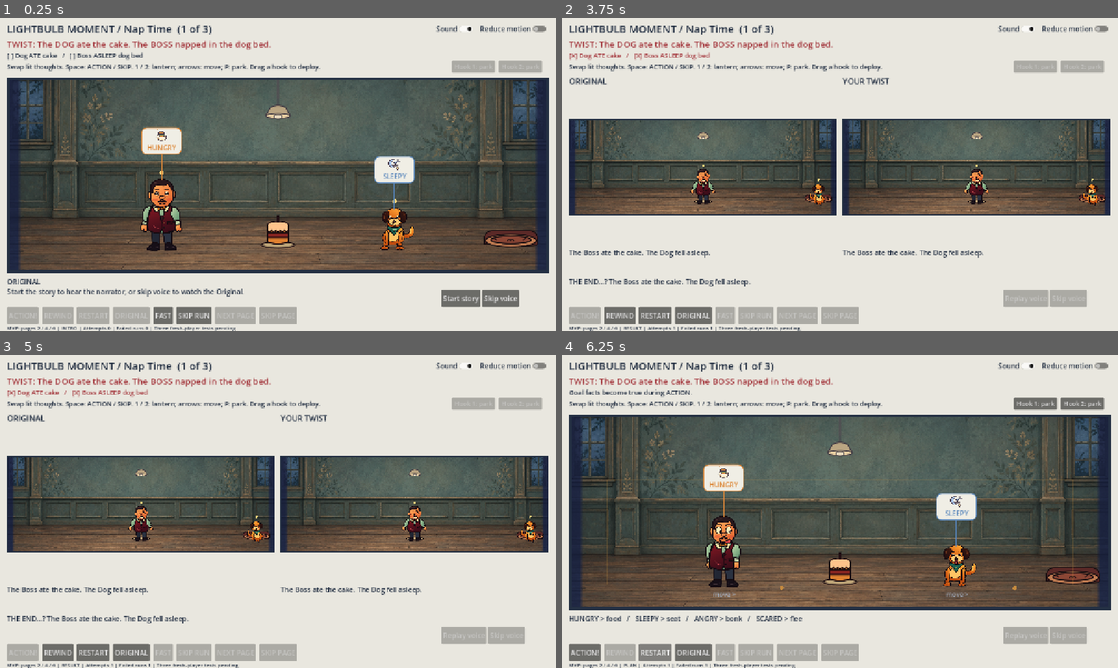
Above: before the commit, frames 1-4 (two rows, left to right).
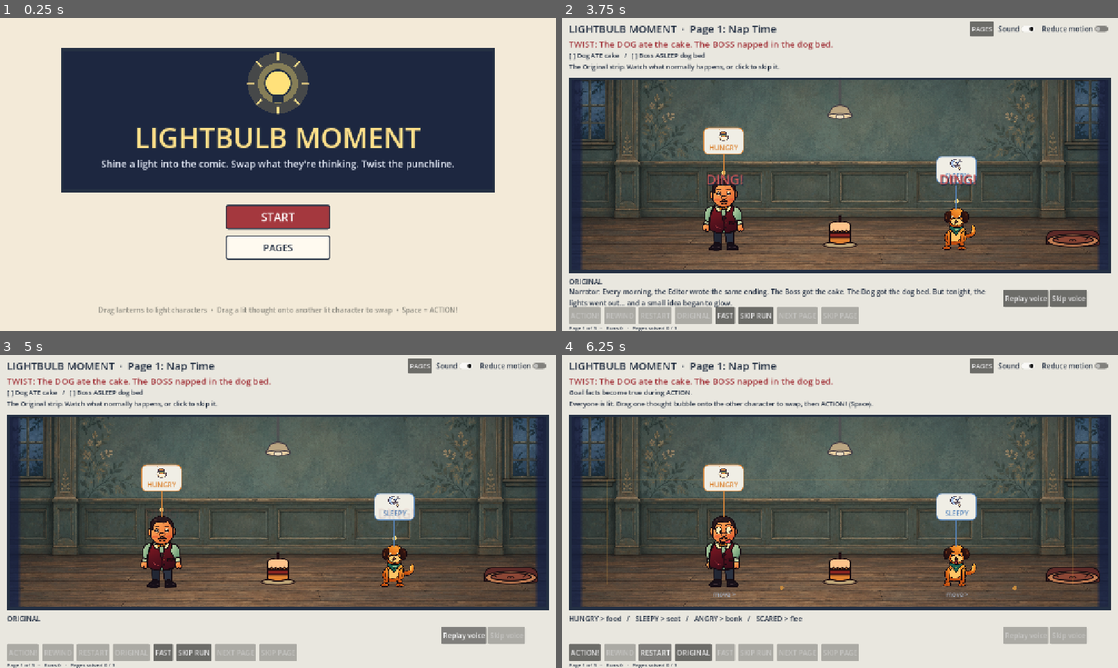
Above: after the commit, the same moments.

Repository: Ayush0098/TGCGameJam
Game: Godot game, scene res://scenes/main.tscn
Two runs of this game, one before a commit and one after it. Both use one fixed random seed, a clock stepped at 60 frames per second and the inputs below.
Inputs (mouse positions are in pixels of both pictures, inside the frame that each line leads up to):
- Up to frame 1 (0.25 s): no input
- Up to frame 2 (3.75 s): click (984, 27) at 0.5 s, where only the run after the commit has a clickable "PAGES"; click (584, 315) at 1.25 s, where only the run before the commit has a clickable "ACTION!"; click (1023, 299) at 2 s, where only the run after the commit has a clickable "Start story"; click (1023, 299) at 2.75 s, where only the run after the commit has a clickable "Start story"; click (840, 218) at 3.5 s, where only the run after the commit has a clickable "START"
- Up to frame 3 (5 s): click (461, 636) at 4.25 s, where only the run after the commit has a clickable "Replay voice"
- Up to frame 4 (6.25 s): click (656, 652) at 5 s, where only the run before the commit has a clickable "RESTART"; click "RESTART" at 5.75 s

The runs differ from the first frame. In frame 1, 72% of the frame differs, in the area x 1-99%, y 2-100%; in frame 2, 52%; in frame 3, 50%; in frame 4, 1.9%.

Commit message:
Add title screen, Sunday Edition page select and contextual help
- New presentation/front_end.gd: title (START/PAGES) and page select with
  solved/locked states; START doubles as the Web audio-unlock gesture.
- main.gd: PAGES button, page unlocking (solve or skip previous), last page
  opens the edition instead of looping, contextual PLAN hints, ACTION warns
  when nobody is lit, hooks hidden on fully lit pages, debug status removed.
- tests/front_end_test.gd: 11 new checks (421 total, 0 failures).

Co-Authored-By: Claude Opus 5.5 (1M context) <noreply@anthropic.com>

Diff:
--- a/src/game/main.gd
+++ b/src/game/main.gd
@@ -8,6 +8,7 @@
 const SIMULATOR = preload("res://core/simulator.gd")
 const GOALS = preload("res://core/goal_evaluator.gd")
 const STAGE = preload("res://presentation/stage_view.gd")
+const FRONT = preload("res://presentation/front_end.gd")
 
 var page: Dictionary = {}
 var plan: RefCounted
@@ -68,6 +69,12 @@
 var _hook_drag := -1
 var _frame_cursor := 0
 var _playback_world: Dictionary = {}
+# Front end (title / Sunday Edition), contextual help and campaign progress.
+var _front: Control
+var _instructions: Label
+var _pages_button: Button
+var _lanterns_useful := true
+var skipped: Dictionary = {}
 const BEAT_SECONDS := 0.4
 const RECOVERY_SECONDS := 0.45
 const PHASE_TIME := {"DECIDE": 0.04, "MOVE": 0.26, "SWITCHES": 0.27, "BONKS": 0.31, "CLAIMS": 0.35}
@@ -79,6 +86,15 @@
 		return
 	_build_ui()
 	_load_page(0)
+	_front = FRONT.new()
+	_front.name = "FrontEnd"
+	# Above the stage, which draws its overlay at z 100.
+	_front.z_index = 200
+	_ui.add_child(_front)
+	_front.start_requested.connect(_on_front_start)
+	_front.page_requested.connect(_on_front_page)
+	_front.closed.connect(_update_buttons)
+	_front.show_title(false)
 
 
 func _exit_tree() -> void:
@@ -107,6 +123,12 @@
 	_title = _label("LIGHTBULB MOMENT", 24)
 	_title.size_flags_horizontal = Control.SIZE_EXPAND_FILL
 	heading.add_child(_title)
+	_pages_button = Button.new()
+	_pages_button.text = "PAGES"
+	_pages_button.name = "Pages"
+	_pages_button.add_theme_font_size_override("font_size", 15)
+	_pages_button.pressed.connect(_open_edition)
+	heading.add_child(_pages_button)
 	_sound = CheckButton.new()
 	_sound.text = "Sound"
 	_sound.button_pressed = true
@@ -128,10 +150,11 @@
 	_facts.position = Vector2(16, 75)
 	_facts.size = Vector2(1248, 22)
 	_ui.add_child(_facts)
-	var instructions := _label("Swap lit thoughts. Space: ACTION / SKIP. 1 / 2: lantern; arrows: move; P: park. Drag a hook to deploy.", 15)
-	instructions.position = Vector2(16, 101)
-	instructions.size = Vector2(990, 23)
-	_ui.add_child(instructions)
+	_instructions = _label("", 15)
+	_instructions.position = Vector2(16, 101)
+	_instructions.size = Vector2(1010, 23)
+	_instructions.clip_text = true
+	_ui.add_child(_instructions)
 	for index in range(2):
 		var hook := Button.new()
 		hook.position = Vector2(1040 + index * 108, 98)
@@ -264,6 +287,7 @@
 		_update_buttons()
 		return
 	page = validated.page
+	_lanterns_useful = _needs_lanterns(page)
 	plan = PLAN.from_page(page)
 	knowledge.clear()
 	attempts = 0
@@ -271,7 +295,7 @@
 	_saved_plan = plan.to_data()
 	for view in [_stage, _original_stage, _result_stage]:
 		view.configure(page)
-	_title.text = "LIGHTBULB MOMENT / %s  (%d of 3)" % [page.title, index + 1]
+	_title.text = "LIGHTBULB MOMENT  ·  Page %d: %s" % [index + 1, page.title]
 	_goal.text = "TWIST: " + page.goal.twist_caption
 	_original_run = SIMULATOR.run(page, plan.to_data(), true)
 	_begin(_original_run, true)
@@ -473,6 +497,7 @@
 	_facts.text = "Goal facts become true during ACTION."
 	_facts.add_theme_color_override("font_color", Color("243043"))
 	_update_hooks()
+	_update_instructions()
 
 
 func _move_light(index: int, centre: int) -> void:
@@ -540,14 +565,13 @@
 	if page_index < PAGE_SCRIPTS.size() - 1:
 		_load_page(page_index + 1)
 	else:
-		completed.clear()
-		run_history.clear()
-		_load_page(0)
+		_open_edition()
 
 
 func _skip_current_page() -> void:
 	if failures < 3 or mode not in ["PLAN", "RESULT"]:
 		return
+	skipped[page.id] = true
 	if page_index < PAGE_SCRIPTS.size() - 1:
 		_load_page(page_index + 1)
 	else:
@@ -565,14 +589,18 @@
 	_fast_button.text = "1x" if _fast else "FAST"
 	_skip_run.disabled = not playing
 	_next.disabled = mode != "RESULT" or not _won_current
-	_next.text = "PLAY AGAIN" if page_index == PAGE_SCRIPTS.size() - 1 else "NEXT PAGE"
+	_next.text = "ALL PAGES" if page_index == PAGE_SCRIPTS.size() - 1 else "NEXT PAGE"
 	_skip_page.disabled = failures < 3 or mode not in ["PLAN", "RESULT"]
-	_status.text = "MVP: pages 2 / 4 / 6 | %s | Attempts %d | Failed runs %d | Three fresh-player tests pending" % [mode, attempts, failures]
-	if mode == "RESULT" and page_index == 2 and _won_current:
-		_status.text = "Sample complete. Ten-level production continues; fresh-player testing is deferred."
+	_status.text = "Page %d of %d   ·   Runs %d   ·   Pages solved %d / %d" % [page_index + 1, PAGE_SCRIPTS.size(), attempts, completed.size(), PAGE_SCRIPTS.size()]
+	if completed.size() == PAGE_SCRIPTS.size():
+		_status.text = "Every page solved. Try for different endings!"
+	_update_instructions()
 
 
 func _input(event: InputEvent) -> void:
+	if is_instance_valid(_front) and _front.visible:
+		# The title / Sunday Edition owns input; its buttons handle it via the GUI.
+		return
 	if event is InputEventMouseButton and event.button_index == MOUSE_BUTTON_LEFT and not event.pressed and mode == "PLAN":
 		var mouse := get_global_mouse_position()
 		if _hook_drag >= 0:
@@ -682,6 +710,9 @@
 
 func _replay_voice() -> void:
 	if _story_waiting:
+		# Starting the story is the explicit gesture that also leaves the title.
+		if is_instance_valid(_front):
+			_front.hide()
 		_story_waiting = false
 		# This callback runs inside the deliberate user gesture that unlocks Web audio.
 		_events_at(0)
@@ -713,6 +744,7 @@
 		var enabled: bool = index < plan.lanterns.size() and plan.lanterns[index].enabled if plan != null else false
 		_hooks[index].text = "Hook %d: %s" % [index + 1, "out" if enabled else "park"]
 		_hooks[index].disabled = mode != "PLAN"
+		_hooks[index].visible = _lanterns_useful
 
 
 func _play_effect(kind: String) -> void:
@@ -757,3 +789,86 @@
 	stream.mix_rate = sample_rate
 	stream.data = bytes
 	return stream
+
+
+func _needs_lanterns(definition: Dictionary) -> bool:
+	# Lanterns are pointless (and their hooks confusing) when fixed lights
+	# already cover every slot.
+	if definition.get("lanterns", {}).is_empty():
+		return false
+	for slot in range(int(definition.get("width", 11))):
+		var covered := false
+		for zone in definition.get("fixed_lights", []):
+			if slot >= zone[0] and slot <= zone[1]:
+				covered = true
+		if not covered:
+			return true
+	return false
+
+
+func _update_instructions() -> void:
+	if not is_instance_valid(_instructions) or plan == null or page.is_empty():
+		return
+	var text := ""
+	match mode:
+		"INTRO", "ORIGINAL_END":
+			text = "The Original strip. Watch what normally happens, or click to skip it."
+		"PLAY":
+			text = "AND THEN...   (Space skips to the end)"
+		"RESULT":
+			text = "TWIST! Press NEXT PAGE, or hunt for another ending." if _won_current else "Not quite. REWIND keeps your plan; RESTART resets the page."
+		"PLAN":
+			var lit := _lit_ids()
+			if not _lanterns_useful:
+				text = "Everyone is lit. Drag one thought bubble onto the other character to swap, then ACTION! (Space)."
+			elif lit.is_empty():
+				text = "Nobody is lit. Drag a lantern from its hook into the room to reveal what someone is thinking."
+			elif lit.size() == 1:
+				text = "Light a second character to swap thoughts, or press ACTION! (Space).   Keys: 1/2 lantern, arrows move, P park"
+			else:
+				text = "Drag a lit thought onto another lit character to swap. ACTION! = Space.   Keys: 1/2 lantern, arrows move, P park"
+	_instructions.text = text
+	if is_instance_valid(_action):
+		_action.text = "ACTION! (nobody lit)" if mode == "PLAN" and _lit_ids().is_empty() else "ACTION!"
+
+
+func _progress() -> Array:
+	var pages: Array = []
+	for index in PAGE_SCRIPTS.size():
+		var definition: Dictionary = PAGE_SCRIPTS[index].definition()
+		var previous_done := index == 0
+		if index > 0:
+			var previous_id: String = PAGE_SCRIPTS[index - 1].definition().id
+			previous_done = completed.has(previous_id) or skipped.has(previous_id)
+		pages.append({
+			"title": definition.title,
+			"solved": completed.has(definition.id),
+			"unlocked": previous_done or index == page_index or completed.has(definition.id),
+			"current": index == page_index,
+			"caption": definition.goal.twist_caption,
+		})
+	return pages
+
+
+func _open_edition() -> void:
+	if mode in ["INTRO", "PLAY"]:
+		_finish_run()
+	var note := "Every page solved! Each page hides other endings too." if completed.size() == PAGE_SCRIPTS.size() else "Pick a page. Solved pages stay inked."
+	_front.set_pages(_progress(), note)
+	_front.show_edition()
+
+
+func _on_front_start() -> void:
+	if _story_waiting:
+		_replay_voice()
+	_front.hide()
+	_update_buttons()
+
+
+func _on_front_page(index: int) -> void:
+	_front.hide()
+	if index != page_index or mode == "ERROR":
+		_load_page(index)
+	if _story_waiting:
+		_replay_voice()
+	_update_buttons()
--- /dev/null
+++ b/src/presentation/front_end.gd
@@ -0,0 +1,253 @@
+extends Control
+## Title screen and Sunday Edition page select. Presentation only: the game
+## owns progress and page loading; this view emits requests.
+
+signal start_requested()
+signal page_requested(index: int)
+signal closed()
+
+const INK := Color("243043")
+const PAPER := Color("f3ead8")
+const CARD := Color("fffaf0")
+const RED := Color("a4383e")
+const GOLD := Color("d9a521")
+const MUTED := Color("8c8a80")
+
+var _title_panel: Control
+var _edition_panel: Control
+var _cards: VBoxContainer
+var _start: Button
+var _edition_note: Label
+var _close: Button
+
+
+func _ready() -> void:
+	size = Vector2(1280, 720)
+	mouse_filter = Control.MOUSE_FILTER_STOP
+	var paper := ColorRect.new()
+	paper.color = PAPER
+	paper.size = size
+	paper.mouse_filter = Control.MOUSE_FILTER_IGNORE
+	add_child(paper)
+	_build_title()
+	_build_edition()
+
+
+func _label(text: String, font_size: int, colour: Color = INK) -> Label:
+	var label := Label.new()
+	label.text = text
+	label.add_theme_font_size_override("font_size", font_size)
+	label.add_theme_color_override("font_color", colour)
+	return label
+
+
+func _button(text: String, font_size: int, primary: bool) -> Button:
+	var button := Button.new()
+	button.text = text
+	button.add_theme_font_size_override("font_size", font_size)
+	button.custom_minimum_size = Vector2(240, 56)
+	for state in ["normal", "hover", "pressed", "focus"]:
+		var box := StyleBoxFlat.new()
+		box.bg_color = (RED if primary else CARD).lightened(0.08 if state == "hover" else 0.0)
+		box.border_color = INK
+		box.set_border_width_all(3)
+		box.set_corner_radius_all(4)
+		button.add_theme_stylebox_override(state, box)
+	for state in ["font_color", "font_hover_color", "font_pressed_color", "font_focus_color"]:
+		button.add_theme_color_override(state, Color.WHITE if primary else INK)
+	return button
+
+
+func _build_title() -> void:
+	_title_panel = Control.new()
+	_title_panel.size = size
+	add_child(_title_panel)
+	var frame := Panel.new()
+	var box := StyleBoxFlat.new()
+	box.bg_color = Color("1d2740")
+	box.border_color = INK
+	box.set_border_width_all(6)
+	frame.add_theme_stylebox_override("panel", box)
+	frame.position = Vector2(140, 70)
+	frame.size = Vector2(1000, 330)
+	_title_panel.add_child(frame)
+	var bulb := _Bulb.new()
+	bulb.position = Vector2(640, 150)
+	_title_panel.add_child(bulb)
+	var title := _label("LIGHTBULB MOMENT", 64, Color("ffe08a"))
+	title.add_theme_constant_override("outline_size", 10)
+	title.add_theme_color_override("font_outline_color", INK)
+	title.horizontal_alignment = HORIZONTAL_ALIGNMENT_CENTER
+	title.position = Vector2(140, 230)
+	title.size = Vector2(1000, 80)
+	_title_panel.add_child(title)
+	var tagline := _label("Shine a light into the comic. Swap what they're thinking. Twist the punchline.", 22, Color("dfe5f2"))
+	tagline.horizontal_alignment = HORIZONTAL_ALIGNMENT_CENTER
+	tagline.position = Vector2(140, 320)
+	tagline.size = Vector2(1000, 40)
+	_title_panel.add_child(tagline)
+	var buttons := VBoxContainer.new()
+	buttons.position = Vector2(520, 430)
+	buttons.add_theme_constant_override("separation", 14)
+	_title_panel.add_child(buttons)
+	_start = _button("START", 26, true)
+	_start.name = "Start"
+	_start.pressed.connect(func(): start_requested.emit())
+	buttons.add_child(_start)
+	var pages := _button("PAGES", 22, false)
+	pages.name = "Pages"
+	pages.pressed.connect(show_edition)
+	buttons.add_child(pages)
+	var how := _label("Drag lanterns to light characters  •  Drag a lit thought onto another lit character to swap  •  Space = ACTION!", 16, MUTED)
+	how.horizontal_alignment = HORIZONTAL_ALIGNMENT_CENTER
+	how.position = Vector2(40, 660)
+	how.size = Vector2(1200, 30)
+	_title_panel.add_child(how)
+
+
+func _build_edition() -> void:
+	_edition_panel = Control.new()
+	_edition_panel.size = size
+	_edition_panel.hide()
+	add_child(_edition_panel)
+	var masthead := _label("THE DAILY BULB", 52)
+	masthead.horizontal_alignment = HORIZONTAL_ALIGNMENT_CENTER
+	masthead.position = Vector2(0, 26)
+	masthead.size = Vector2(1280, 64)
+	_edition_panel.add_child(masthead)
+	var sub := _label("SUNDAY EDITION  —  every page a little different", 18, MUTED)
+	sub.horizontal_alignment = HORIZONTAL_ALIGNMENT_CENTER
+	sub.position = Vector2(0, 92)
+	sub.size = Vector2(1280, 26)
+	_edition_panel.add_child(sub)
+	var rule := ColorRect.new()
+	rule.color = INK
+	rule.position = Vector2(80, 126)
+	rule.size = Vector2(1120, 4)
+	_edition_panel.add_child(rule)
+	_cards = VBoxContainer.new()
+	_cards.position = Vector2(180, 150)
+	_cards.size = Vector2(920, 440)
+	_cards.add_theme_constant_override("separation", 14)
+	_edition_panel.add_child(_cards)
+	_edition_note = _label("", 18, MUTED)
+	_edition_note.horizontal_alignment = HORIZONTAL_ALIGNMENT_CENTER
+	_edition_note.position = Vector2(0, 600)
+	_edition_note.size = Vector2(1280, 28)
+	_edition_panel.add_child(_edition_note)
+	_close = _button("BACK", 20, false)
+	_close.custom_minimum_size = Vector2(160, 48)
+	_close.position = Vector2(560, 640)
+	_close.pressed.connect(func():
+		hide()
+		closed.emit()
+	)
+	_edition_panel.add_child(_close)
+
+
+## pages: Array of {title, solved, unlocked, current, stars, max_stars, endings, max_endings}
+func set_pages(pages: Array, note: String = "") -> void:
+	for child in _cards.get_children():
+		_cards.remove_child(child)
+		child.queue_free()
+	for index in pages.size():
+		_cards.add_child(_card(index, pages[index]))
+	_edition_note.text = note
+
+
+func _card(index: int, info: Dictionary) -> Control:
+	var button := Button.new()
+	button.name = "Page%d" % (index + 1)
+	button.custom_minimum_size = Vector2(920, 120)
+	button.disabled = not info.get("unlocked", false)
+	var solved: bool = info.get("solved", false)
+	for state in ["normal", "hover", "pressed", "focus", "disabled"]:
+		var box := StyleBoxFlat.new()
+		box.bg_color = CARD if state != "disabled" else Color("e6dfcf")
+		if state == "hover":
+			box.bg_color = Color("fff3d6")
+		box.border_color = INK if solved or state == "hover" else Color(INK, 0.45)
+		box.set_border_width_all(4 if info.get("current", false) else 2)
+		if not solved and state != "hover":
+			# Unsolved strips are pencil placeholders until inked by a win.
+			box.border_color = Color(MUTED, 0.9)
+		button.add_theme_stylebox_override(state, box)
+	button.pressed.connect(func(): page_requested.emit(index))
+	var number := _label("PAGE %d" % (index + 1), 16, MUTED)
+	number.position = Vector2(24, 16)
+	number.mouse_filter = Control.MOUSE_FILTER_IGNORE
+	button.add_child(number)
+	var title := _label(str(info.get("title", "")), 30, INK if info.get("unlocked", false) else MUTED)
+	title.position = Vector2(24, 40)
+	title.mouse_filter = Control.MOUSE_FILTER_IGNORE
+	button.add_child(title)
+	var detail := ""
+	if not info.get("unlocked", false):
+		detail = "Solve the previous page to unlock"
+	elif solved:
+		detail = "Solved: " + str(info.get("caption", ""))
+	else:
+		detail = "Not solved yet"
+	if info.has("max_endings") and int(info.max_endings) > 0:
+		detail += "     Endings %d / %d" % [int(info.get("endings", 0)), int(info.max_endings)]
+	var line := _label(detail, 16, RED if solved else MUTED)
+	line.position = Vector2(24, 84)
+	line.mouse_filter = Control.MOUSE_FILTER_IGNORE
+	button.add_child(line)
+	if info.has("max_stars"):
+		var stars := _Stars.new()
+		stars.count = int(info.get("stars", 0))
+		stars.total = int(info.max_stars)
+		stars.position = Vector2(880 - 44 * stars.total, 40)
+		stars.mouse_filter = Control.MOUSE_FILTER_IGNORE
+		button.add_child(stars)
+	if solved:
+		var stamp := _label("INKED", 22, RED)
+		stamp.rotation = -0.18
+		stamp.position = Vector2(760, 76)
+		stamp.mouse_filter = Control.MOUSE_FILTER_IGNORE
+		button.add_child(stamp)
+	return button
+
+
+func show_title(can_continue: bool) -> void:
+	_title_panel.show()
+	_edition_panel.hide()
+	_start.text = "CONTINUE" if can_continue else "START"
+	show()
+	_start.grab_focus()
+
+
+func show_edition() -> void:
+	_title_panel.hide()
+	_edition_panel.show()
+	show()
+
+
+class _Bulb extends Control:
+	func _draw() -> void:
+		draw_circle(Vector2.ZERO, 70, Color(1, 0.88, 0.45, 0.18))
+		draw_circle(Vector2.ZERO, 46, Color(1, 0.88, 0.45, 0.35))
+		draw_circle(Vector2.ZERO, 30, Color("ffe17a"))
+		draw_arc(Vector2.ZERO, 30, 0, TAU, 40, Color("243043"), 4, true)
+		draw_rect(Rect2(-14, 26, 28, 18), Color("243043"))
+		for i in 8:
+			var angle := TAU * i / 8.0
+			var direction := Vector2.from_angle(angle)
+			draw_line(direction * 54, direction * 70, Color("ffe08a"), 4, true)
+
+
+class _Stars extends Control:
+	var count := 0
+	var total := 3
+
+	func _draw() -> void:
+		for i in total:
+			var centre := Vector2(22 + i * 44, 22)
+			var points := PackedVector2Array()
+			for k in 10:
+				var radius := 18.0 if k % 2 == 0 else 8.0
+				points.append(centre + Vector2.from_angle(-PI / 2 + k * PI / 5) * radius)
+			draw_colored_polygon(points, Color("f2c94c") if i < count else Color("e6dfcf"))
+			points.append(points[0])
+			draw_polyline(points, Color("243043"), 2.0, true)
--- a/src/presentation/stage_view.gd
+++ b/src/presentation/stage_view.gd
@@ -482,7 +482,7 @@
 	_bulb_rects.clear()
 	if not _art:
 		draw_rect(Rect2(Vector2.ZERO, LOGICAL_SIZE), PAPER)
-		_label(self, Vector2(20, 32), "WORK IN PROGRESS / " + str(_page.title), INK, 16)
+		_label(self, Vector2(20, 32), str(_page.title), INK, 16)
 		for actor in world.get("characters", []):
 			if actor.status == "EXITED":
 				continue
--- /dev/null
+++ b/src/tests/front_end_test.gd
@@ -0,0 +1,40 @@
+extends RefCounted
+## Title screen, Sunday Edition page select and contextual help (Claude batch 1).
+
+const MAIN = preload("res://scenes/main.tscn")
+
+
+func run(check: Callable) -> bool:
+	var game = MAIN.instantiate()
+	(Engine.get_main_loop() as SceneTree).root.add_child(game)
+	check.call(game._front.visible and game._story_waiting, "Launch shows the title over the waiting first page")
+	var click := InputEventMouseButton.new()
+	click.button_index = MOUSE_BUTTON_LEFT
+	click.pressed = true
+	game._input(click)
+	check.call(game.mode == "INTRO", "Clicks on the title never skip the hidden Original")
+	game._on_front_start()
+	check.call(not game._front.visible and not game._story_waiting, "START leaves the title and starts the story")
+	check.call("MVP" not in game._status.text and "pending" not in game._status.text, "Player HUD shows no development status text")
+	game._stop_voice()
+	game._finish_run()
+	game._process(0.7)
+	check.call(game.mode == "PLAN" and not game._hooks[0].visible, "Lantern hooks hide on a page that is fully lit by fixed lights")
+	check.call("Everyone is lit" in game._instructions.text, "Fully lit page explains the swap directly")
+	var pages: Array = game._progress()
+	check.call(pages[0].unlocked and not pages[1].unlocked and not pages[2].unlocked, "Only the first page is open at the start")
+	game._swap("boss", "dog")
+	game._start_action()
+	game._finish_run()
+	pages = game._progress()
+	check.call(pages[0].solved and pages[1].unlocked and not pages[2].unlocked, "Solving a page inks it and unlocks the next")
+	game._open_edition()
+	check.call(game._front.visible and game._front._edition_panel.visible, "PAGES opens the Sunday Edition")
+	game._on_front_page(1)
+	game._finish_run()
+	game._process(0.7)
+	check.call(game.page.id == "page_04" and not game._front.visible and game._hooks[0].visible, "Choosing a page loads it with lantern hooks")
+	game._move_lantern(0, Vector2(0.0, -0.6), false)
+	check.call(game._lit_ids().is_empty() and "Nobody is lit" in game._instructions.text and "nobody lit" in game._action.text, "Unlit plans warn before ACTION")
+	game.free()
+	return true
--- a/src/tools/run_tests.gd
+++ b/src/tools/run_tests.gd
@@ -12,6 +12,7 @@
 	preload("res://tests/main_flow_test.gd"),
 	preload("res://tests/production_reference_test.gd"),
 	preload("res://tests/stage_presentation_test.gd"),
+	preload("res://tests/front_end_test.gd"),
 ]
 
 var _checks := 0
